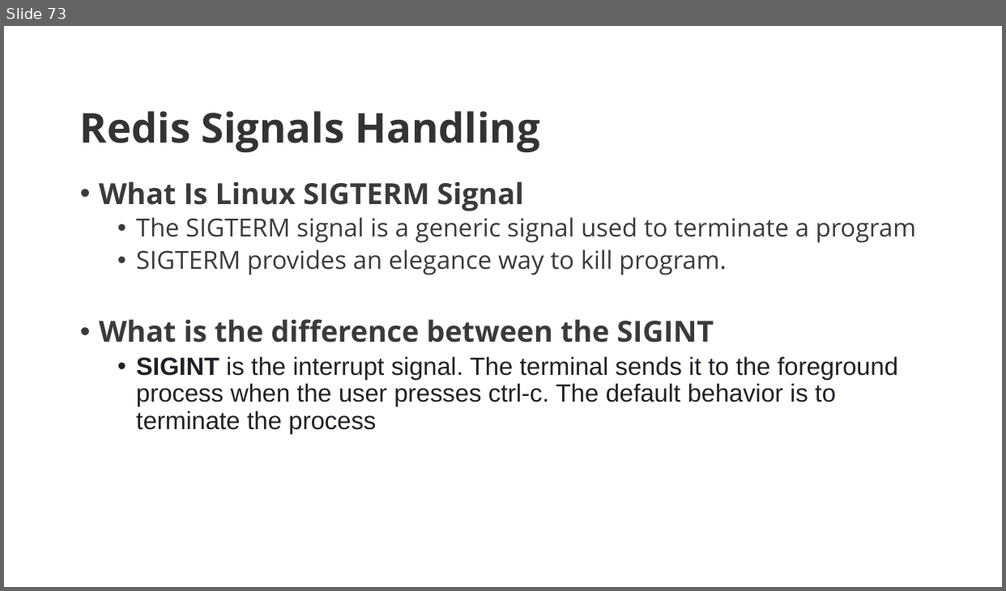
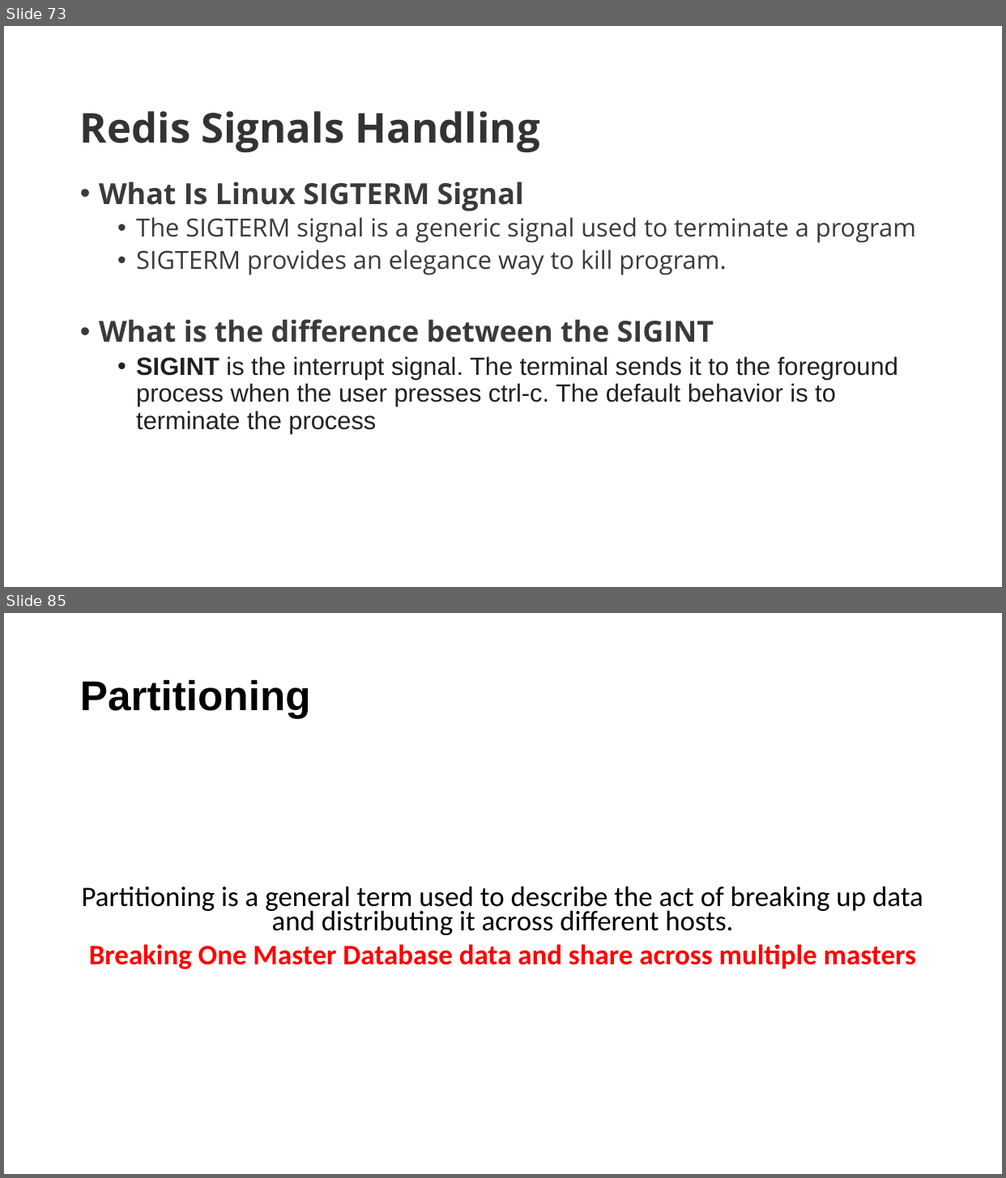
Before and after one commit to GreenwaysTechnology/IBM-DEC-Redis, a slide deck: Redis Admin Guide.pptx. Shown one above the other, each under a label of ours: slide 73 before the commit, slides 73 and 85 after it; the slides between them are not shown. The pictures are 1006x591 and 1006x1178 pixels, drawn with LibreOffice and Linux fonts; fonts in the diff are those of the drawing. Boxes give left, top, right and bottom in pixels: in the first picture for what was removed or moved away, otherwise in the second. Text is boxed around its words. In the diff, an @@ line names an element or a change of style, - is before the commit and + after.

```diff
--- a/Redis Admin Guide.pptx
+++ b/Redis Admin Guide.pptx
@@ slide 85 added at [4,613,1002,1174], background #FFFFFF @@
@@ title added at [80,679,311,718], 40 pt, text #000000, bold @@
+Partitioning
@@ text added at [82,886,923,969], 27.2 pt, text #000000 @@
+Partitioning is a general term used to describe the act of breaking up data and distributing it across different hosts.
+Breaking One Master Database data and share across multiple masters
```
Also in this commit, not shown: 33 other slides added, 4 other files.
